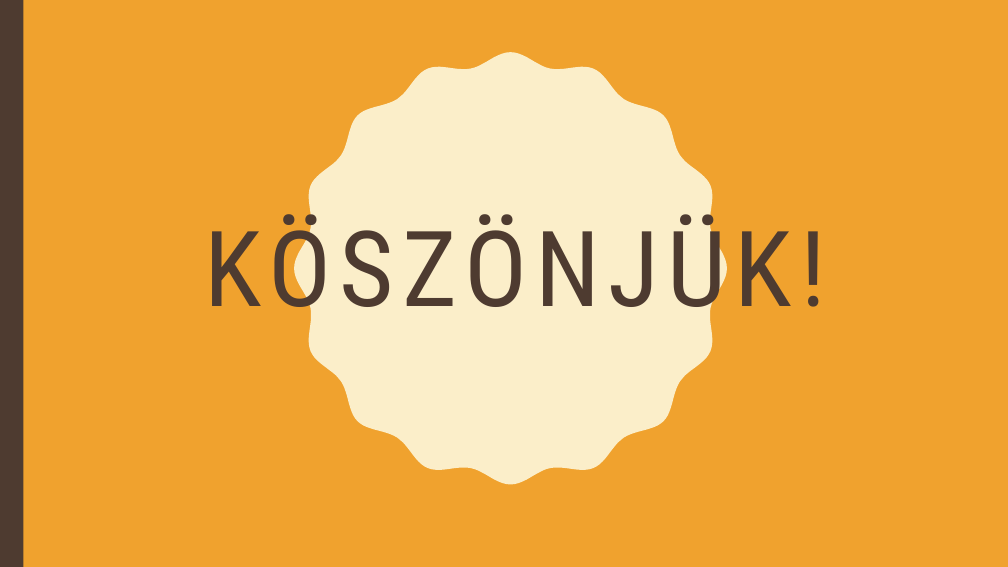
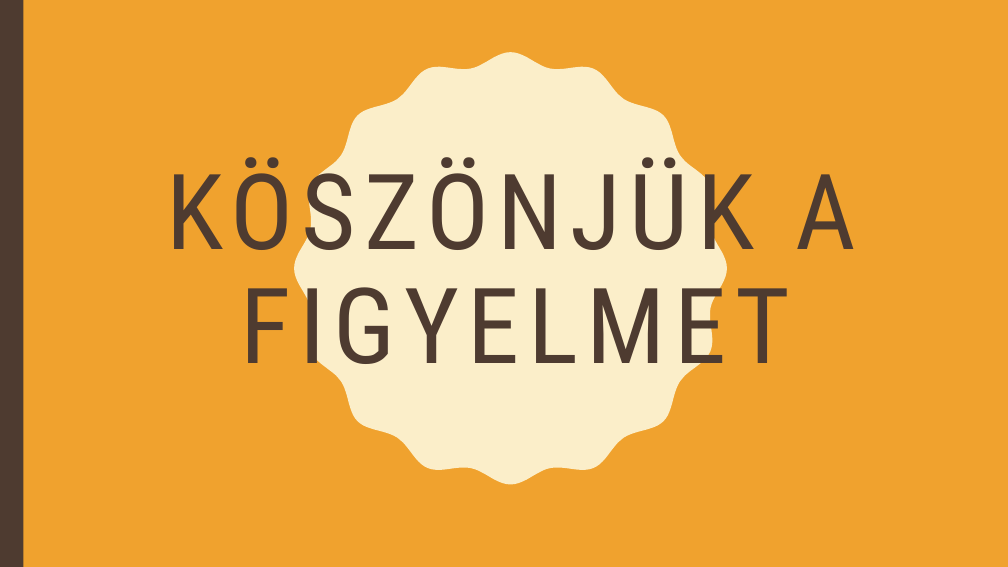
Before and after one commit to hirschabel/Web-tervezes-projekt, a slide deck: slide 8 of M1_bemutato.pptx. Drawn at 1008x567 pixels with LibreOffice and Linux fonts; fonts in the diff are those of the drawing. Boxes give left, top, right and bottom in pixels: in the first picture for what was removed or moved away, otherwise in the second. Text is boxed around its words. In the diff, an @@ line names an element or a change of style, - is before the commit and + after.

```diff
--- a/M1_bemutato.pptx
+++ b/M1_bemutato.pptx
@@ title at (166, 153, 855, 387): text changed @@
-KÖSZÖNJÜK!
+KÖSZÖNJÜK A FIGYELMET
```
Also in this commit, not shown: 3 other slides changed.
